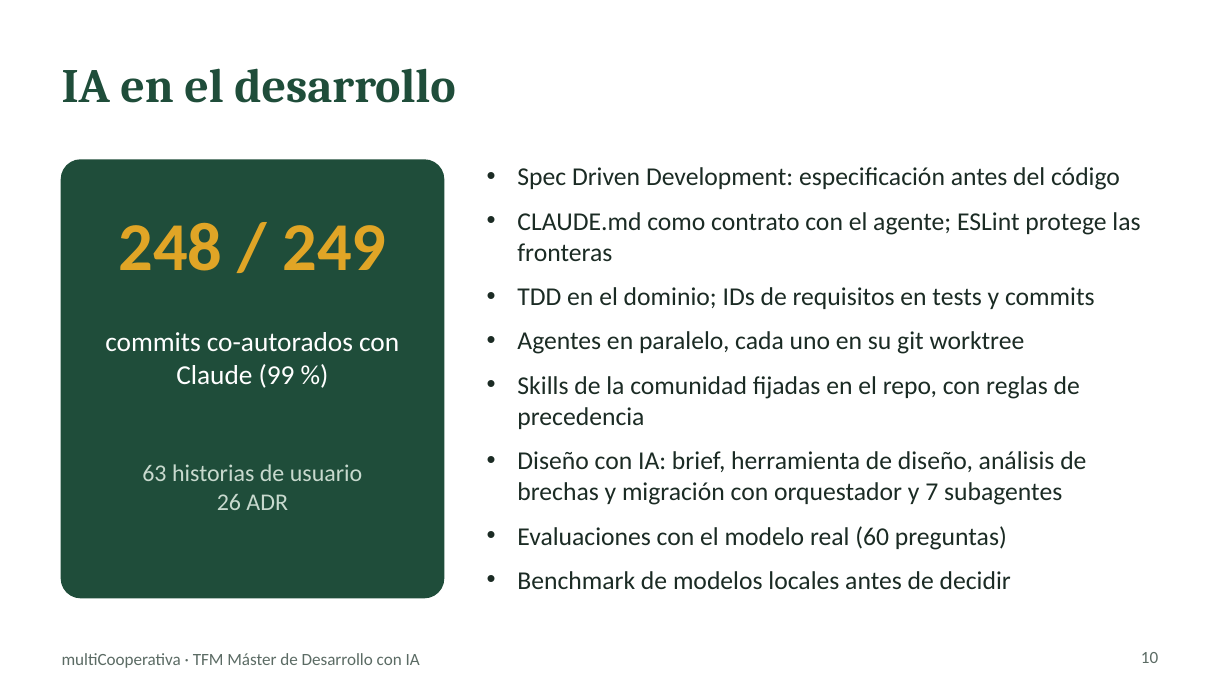
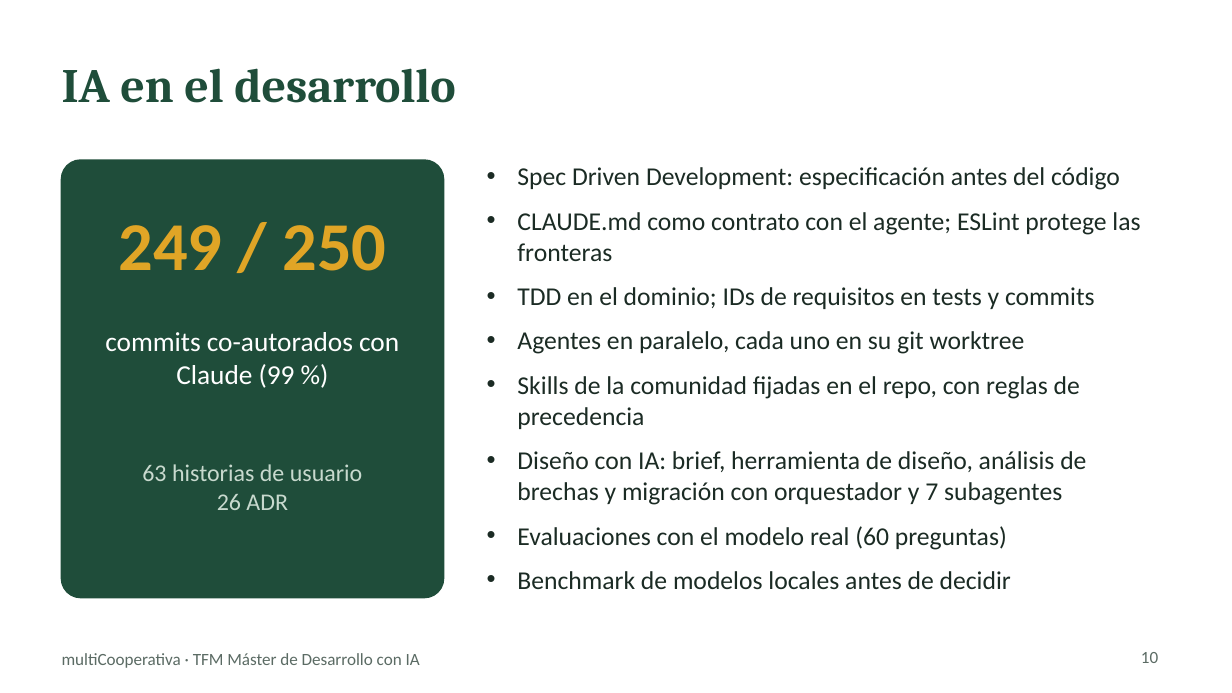
Before and after one commit to chaparro2001/multiCooperativa, a slide deck: slide 10 of docs/slides/multicooperativa-tfm.pptx. Drawn at 1232x693 pixels with LibreOffice and Linux fonts; fonts in the diff are those of the drawing. Boxes give left, top, right and bottom in pixels: in the first picture for what was removed or moved away, otherwise in the second. Text is boxed around its words. In the diff, an @@ line names an element or a change of style, - is before the commit and + after.

```diff
--- a/docs/slides/multicooperativa-tfm.pptx
+++ b/docs/slides/multicooperativa-tfm.pptx
@@ text at (118,225,387,271): text changed @@
-248 / 249
+249 / 250
```
Also in this commit, not shown: 1 other slide changed, 2 other files.
